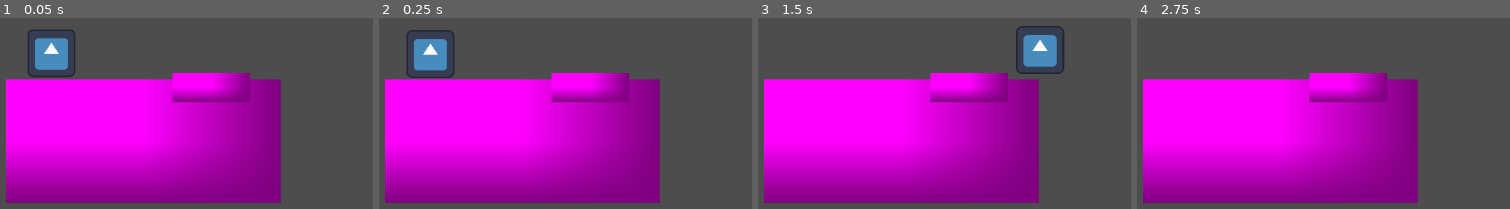
Above: before the commit, frames 1-4 (left to right).
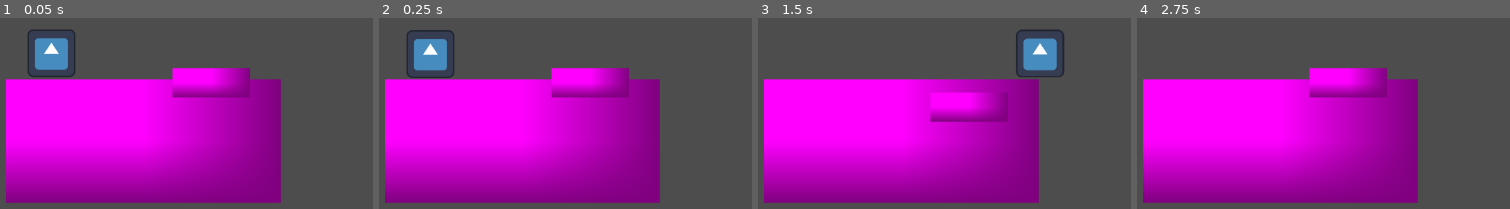
Above: after the commit, the same moments.

Repository: BradyKearley/CuHacking
Game: Godot game, scene res://Player/test_level.tscn
Two runs of this game, one before a commit and one after it. Both use one fixed random seed, a clock stepped at 60 frames per second and the inputs below. The project has no main scene, so this scene is started directly. The engine's default icon, where the game draws it, is replaced by a stand-in: a white triangle on a blue panel in a dark square.
Inputs:
- Up to frame 1 (0.05 s): no input
- Up to frame 2 (0.25 s): no input
- Up to frame 3 (1.5 s): tap Enter (ui_accept) at 0.5, 0.77 s; hold Right (ui_right) from 0.53 s (still down)
- Up to frame 4 (2.75 s): tap Enter (ui_accept) at 1.52 s; release Right (ui_right) at 2.03 s; hold Left (ui_left) from 2.03 s (still down)

The runs differ from the first frame. In frame 1, 1.8% of the frame differs, in the area x 46-68%, y 26-44%; in frame 2, 1.8%; in frame 3, 4.7%, in the area x 46-83%, y 4-55%; in frame 4, 1.8%.

Commit message:
Fixed Tab

Diff:
--- a/Player/tab.tscn
+++ b/Player/tab.tscn
@@ -8,7 +8,10 @@
 size = Vector2(16, 6)
 
 [sub_resource type="RectangleShape2D" id="RectangleShape2D_844ok"]
-size = Vector2(16, 4)
+size = Vector2(16, 9.875)
+
+[sub_resource type="RectangleShape2D" id="RectangleShape2D_vbepe"]
+size = Vector2(16, 30)
 
 [node name="Tab" type="StaticBody2D"]
 script = ExtResource("1_vbepe")
@@ -24,7 +27,15 @@
 [node name="Hitbox" type="Area2D" parent="."]
 
 [node name="CollisionShape2D" type="CollisionShape2D" parent="Hitbox"]
-position = Vector2(0, -3)
+position = Vector2(0, -1.0625)
 shape = SubResource("RectangleShape2D_844ok")
 
+[node name="Detector" type="Area2D" parent="."]
+
+[node name="CollisionShape2D" type="CollisionShape2D" parent="Detector"]
+position = Vector2(0, -11)
+shape = SubResource("RectangleShape2D_vbepe")
+
 [connection signal="body_entered" from="Hitbox" to="." method="_on_hitbox_body_entered"]
+[connection signal="body_exited" from="Hitbox" to="." method="_on_hitbox_body_exited"]
+[connection signal="body_exited" from="Detector" to="." method="_on_detector_body_exited"]
--- a/Player/test_level.tscn
+++ b/Player/test_level.tscn
@@ -20,7 +20,7 @@
 shape = SubResource("RectangleShape2D_ulb0j")
 
 [node name="Tab" parent="." instance=ExtResource("1_p4ur5")]
-position = Vector2(42, 25)
+position = Vector2(42, 24)
 
 [node name="Player" parent="." instance=ExtResource("2_uxux4")]
 position = Vector2(9, 17)
--- a/Scripts/tab.gd
+++ b/Scripts/tab.gd
@@ -1,25 +1,25 @@
 extends StaticBody2D
 
-@export var normal_texture: Texture
-@export var pressed_texture: Texture
+# Set textures here maybe
 
 var is_pressed = false
+var old_pos_y
 
-#func _ready():
-	#$Sprite2D.texture = normal_texture  # Set the default texture
+func _ready() -> void:
+	old_pos_y = global_position.y
 
-func _on_body_exited(body):
-	if body.is_in_group("player"):
-		release()
+func press(body: Node2D) -> void:
+	is_pressed = true
+	global_position.y = old_pos_y + 5;
 
-func press():
-	is_pressed = true
-	$Sprite2D.texture = pressed_texture
-
-func release():
+func release() -> void:
 	is_pressed = false
-	$Sprite2D.texture = normal_texture
+	global_position.y = old_pos_y;
 
 func _on_hitbox_body_entered(body: Node2D) -> void:
-	if body.is_in_group("Player") and body.velocity.y > 0:  # Ensure the player is falling onto the button
-		press()
+	if body.is_in_group("Player"):  # Ensure the player is falling onto the button
+		press(body)
+
+func _on_detector_body_exited(body: Node2D) -> void:
+	if body.is_in_group("Player"):
+		release()
Not shown: 1 places in Player/tab.tscn that only renumber resources
